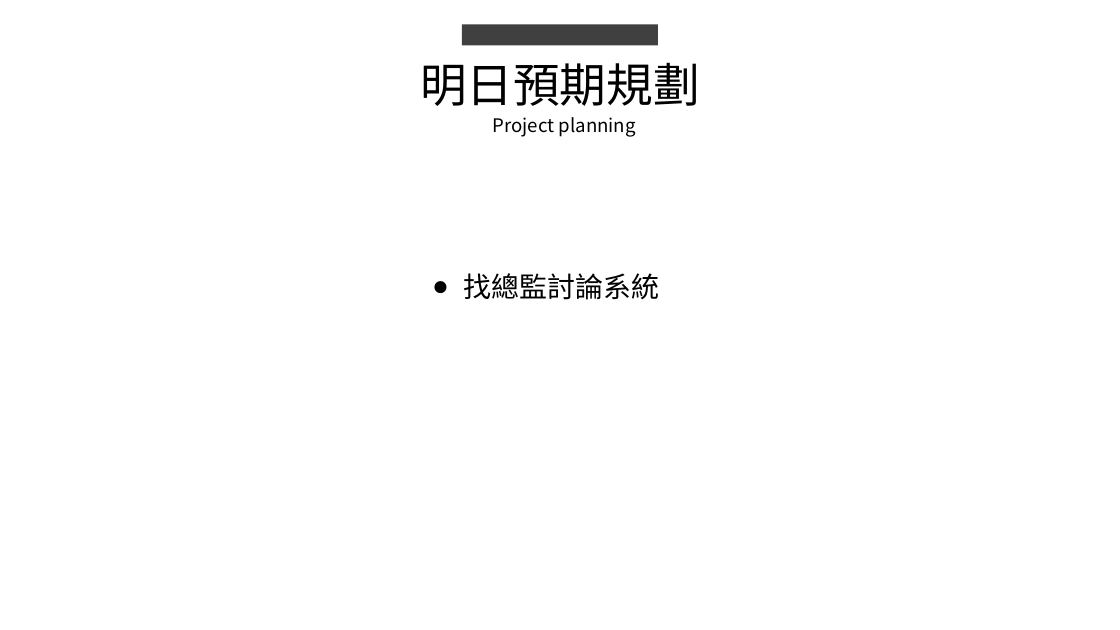
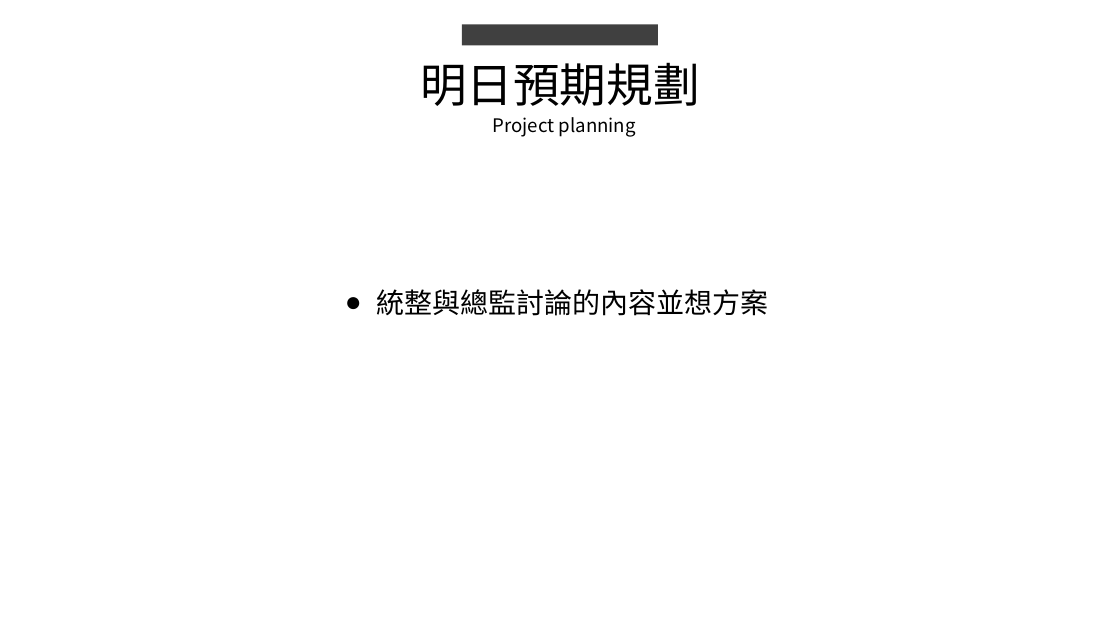
Before and after one commit to king637324/KnowledgeGreenhouseSystem, a slide deck: slide 6 of 工作日報_葉柏漢/2021.09/2021.09.14(加班)~2021.09.15工作日報_葉柏漢.pptx. Drawn at 1120x630 pixels with LibreOffice and Linux fonts; fonts in the diff are those of the drawing. Boxes give left, top, right and bottom in pixels: in the first picture for what was removed or moved away, otherwise in the second. Text is boxed around its words. In the diff, an @@ line names an element or a change of style, - is before the commit and + after.

```diff
--- a/工作日報_葉柏漢/2021.09/2021.09.14(加班)~2021.09.15工作日報_葉柏漢.pptx
+++ b/工作日報_葉柏漢/2021.09/2021.09.14(加班)~2021.09.15工作日報_葉柏漢.pptx
@@ text at (376, 289, 768, 316): text changed @@
-● 找總監討論系統
+● 統整與總監討論的內容並想方案
```
Also in this commit, not shown: 1 other slide changed, 9 other files.
